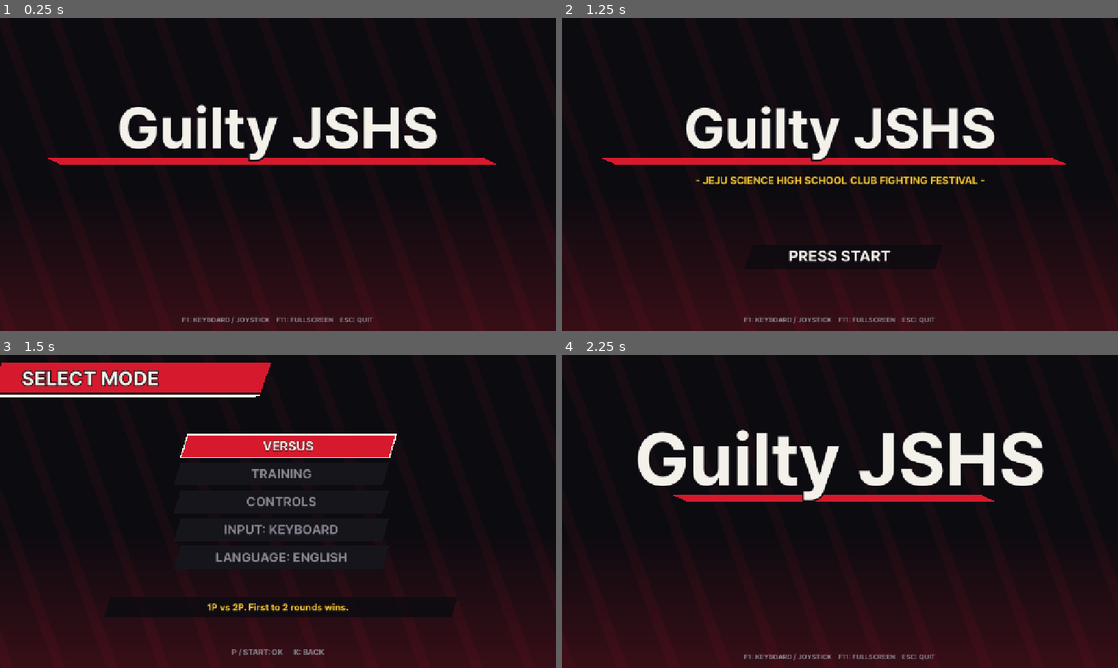
Above: before the commit, frames 1-4 (two rows, left to right).
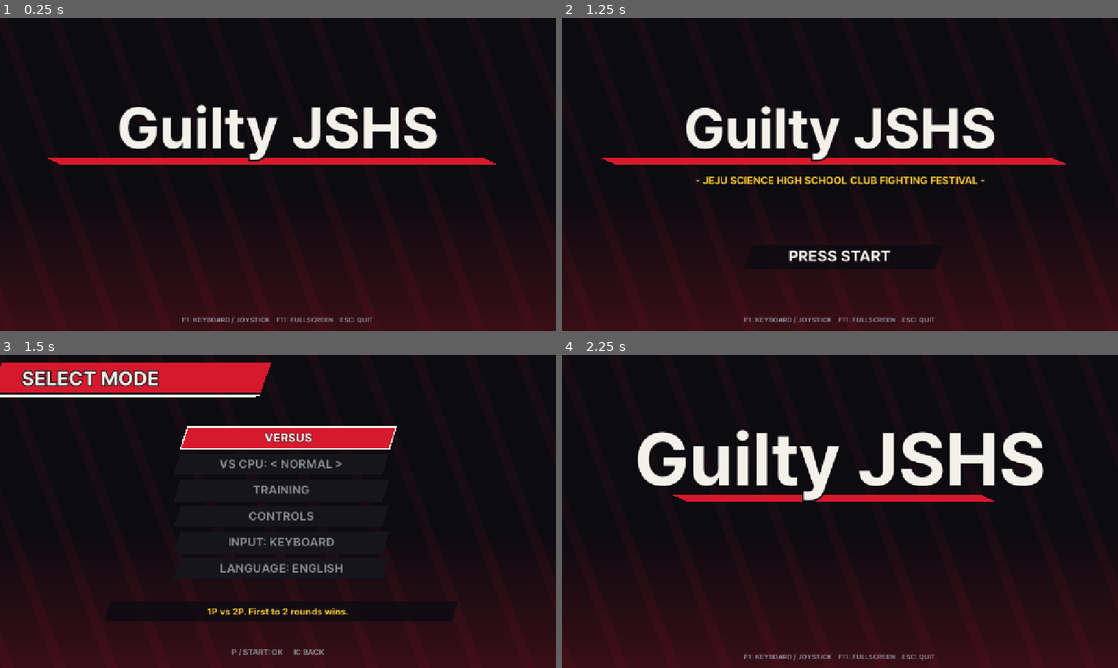
Above: after the commit, the same moments.

Repository: yukituki0/GGJSHS
Game: Godot game, scene res://scenes/title.tscn
Two runs of this game, one before a commit and one after it. Both use one fixed random seed, a clock stepped at 60 frames per second and the inputs below.
Inputs:
- Up to frame 1 (0.25 s): no input
- Up to frame 2 (1.25 s): tap Enter at 0.5 s; hold D from 0.53 s (still down); tap O (p1_hs) at 0.6 s
- Up to frame 3 (1.5 s): tap Space at 1.25 s; release D at 1.28 s; hold S from 1.28 s (still down); tap Y at 1.35 s
- Up to frame 4 (2.25 s): tap Enter at 2 s; release S at 2.03 s; hold D from 2.03 s (still down); tap U at 2.1 s

Frames 1-2 are identical in both runs. In frame 3, 6.1% of the frame differs, in the area x 24-83%, y 22-86%; in frame 4, nothing differs.

Commit message:
CPU 대전 추가 (쉬움/보통/어려움)
- scripts/cpu_brain.gd: 매 프레임 상황을 보고 누를 버튼을 정하는 CPU
  위협(상대 공격/투사체)을 보면 반응 시간 뒤 확률적으로 가드(하단은 앉아서),
  맞히면 개틀링/필살기 캔슬/오버드라이브로 콤보, 점프해 오는 상대는 2H 대공,
  평소엔 거리에 따라 접근/대시/점프 공격/견제/필살기/잡기/후퇴 중에서 고름
  난이도별로 반응 속도, 가드/콤보/대공/잡기 확률, 판단 속도가 다름
- Fighter: brain이 있으면 사람 입력 대신 brain의 버튼을 읽음 (기술 규칙은 사람과 같음)
- 모드 선택에 'CPU 대전: < 보통 >' (좌우로 난이도), 캐릭터는 혼자 '내 캐릭터 → CPU 캐릭터'
- 2P 이름 앞에 CPU 표시

Co-Authored-By: Claude Opus 5.5 <noreply@anthropic.com>
Claude-Session: https://claude.ai/code/session_01DkxNRghxDBAgHYk82cYTSd

Diff:
--- /dev/null
+++ b/scripts/cpu_brain.gd
@@ -0,0 +1,216 @@
+class_name CpuBrain
+extends RefCounted
+## 컴퓨터 상대 (2P 자리). 매 프레임 상황을 보고 "누르고 있는 버튼"과 "이번에 누른 버튼"을 정한다.
+## Fighter는 사람 입력 대신 이걸 읽으니까, 기술/콤보/잡기를 사람과 똑같은 규칙으로 쓴다.
+##
+## 난이도마다 달라지는 것:
+##   react     상대 공격을 보고 가드하기까지 걸리는 프레임 (작을수록 빠름)
+##   guard     가드할 확률          low_guard  하단을 앉아서 막을 확률
+##   combo     맞혔을 때 콤보를 이어갈 확률
+##   anti_air  점프해 오는 상대를 대공으로 떨어뜨릴 확률
+##   think     다음 행동을 고르기까지 걸리는 프레임 (작을수록 빠르게 판단)
+
+enum Level { EASY, NORMAL, HARD }
+
+const PARAMS := {
+	Level.EASY: { "react": 22, "guard": 0.25, "low_guard": 0.2, "combo": 0.3, "anti_air": 0.1,
+			"throw": 0.15, "special": 0.2, "think": [24, 50] },
+	Level.NORMAL: { "react": 13, "guard": 0.55, "low_guard": 0.55, "combo": 0.65, "anti_air": 0.4,
+			"throw": 0.35, "special": 0.3, "think": [14, 36] },
+	Level.HARD: { "react": 7, "guard": 0.85, "low_guard": 0.85, "combo": 0.9, "anti_air": 0.75,
+			"throw": 0.55, "special": 0.35, "think": [8, 24] },
+}
+
+var p: Dictionary
+var _held := {}            # 지금 누르고 있는 버튼
+var _pressed := {}         # 이번 프레임에 새로 누른 버튼
+var _plan := "wait"        # 지금 하고 있는 행동
+var _plan_frames := 0      # 그 행동을 더 할 프레임
+var _plan_age := 0
+var _threat_frames := 0    # 위협(상대 공격/투사체)을 본 뒤 지난 프레임
+var _guarding := false
+var _guard_low := false
+var _combo_decided := false
+var _aa_decided := false
+
+
+func _init(level: int) -> void:
+	p = PARAMS[level]
+
+
+func held(action: String) -> bool:
+	return _held.get(action, false)
+
+
+func just_pressed(action: String) -> bool:
+	return _pressed.get(action, false)
+
+
+func _press(action: String) -> void:
+	_pressed[action] = true
+	_held[action] = true
+
+
+## Fighter.tick() 맨 앞에서 매 프레임 불린다
+func think(me: Fighter) -> void:
+	_pressed.clear()
+	_held.clear()
+	var opp := me.opponent
+	if opp == null or me.state == Fighter.State.KO:
+		return
+	var dx := opp.position.x - me.position.x
+	var dist := absf(dx)
+	var fwd := "right" if dx > 0 else "left"
+	var back := "left" if dx > 0 else "right"
+
+	# 1) 막기: 위협을 보고 react 프레임 뒤에, guard 확률로 가드할지 정한다
+	if _is_threatened(me, opp, dist):
+		_threat_frames += 1
+		if _threat_frames == p["react"]:
+			_guarding = randf() < p["guard"]
+			var low := opp.current_attack != null and opp.current_attack.level == AttackData.Level.LOW
+			_guard_low = low and randf() < p["low_guard"]
+	else:
+		_threat_frames = 0
+		_guarding = false
+	var can_act := me.state in [Fighter.State.STAND, Fighter.State.CROUCH, Fighter.State.RUN,
+			Fighter.State.GUARD, Fighter.State.BLOCKSTUN]
+	if _guarding and can_act:
+		_held["guard"] = true
+		_held["down"] = _guard_low
+		return
+
+	# 2) 콤보: 내 공격이 맞거나 막히면 combo 확률로 다음 기술을 이어서 누른다
+	if me.state == Fighter.State.ATTACK and me.current_attack != null:
+		if me.attack_connected and not _combo_decided:
+			_combo_decided = true
+			if randf() < p["combo"]:
+				_continue_combo(me, opp, fwd)
+		return
+	_combo_decided = false
+
+	# 3) 대공: 점프해서 다가오는 상대를 anti_air 확률로 2H로 떨어뜨린다
+	if not opp.is_on_ground() and dist < 230 and me.is_on_ground():
+		if not _aa_decided:
+			_aa_decided = true
+			if randf() < p["anti_air"]:
+				_held["down"] = true
+				_press("hs")
+				return
+	elif opp.is_on_ground():
+		_aa_decided = false
+
+	# 4) 평소: 거리에 따라 행동(plan)을 골라 정해진 시간 동안 한다
+	_plan_frames -= 1
+	_plan_age += 1
+	if _plan_frames <= 0:
+		_choose_plan(me, opp, dist)
+	_do_plan(me, opp, dist, fwd, back)
+
+
+## 상대 공격(지속 판정 직전~중) 또는 다가오는 상대 투사체가 있으면 위협
+func _is_threatened(me: Fighter, opp: Fighter, dist: float) -> bool:
+	if opp.state == Fighter.State.ATTACK and opp.current_attack != null and dist < 430:
+		return true
+	var match_node := me.get_parent()
+	if match_node is Match:
+		for proj in match_node.projectiles:
+			if proj.shooter == opp and proj.attack != null and not proj.dead \
+					and proj.position.distance_to(me.position + Vector2(0, -80)) < 230:
+				return true
+	return false
+
+
+## 맞혔을 때: 개틀링 목록에서 하나, 또는 필살기로 캔슬
+func _continue_combo(me: Fighter, _opp: Fighter, fwd: String) -> void:
+	var options: Array = me.current_attack.gatling.duplicate()
+	var specials := ["5D", "6D", "2D"].filter(func(s): return me.attacks.has(s))
+	if not me.current_attack.name.ends_with("D") and randf() < 0.35 and not specials.is_empty():
+		options = specials
+	# 텐션이 있으면 가끔 오버드라이브로 마무리
+	if me.tension >= Fighter.RC_COST and me.attacks.has("OD") and randf() < 0.25:
+		_press("d")
+		_press("hs")
+		return
+	if options.is_empty():
+		return
+	_press_move(options.pick_random(), fwd)
+
+
+## "2S", "6D" 같은 기술 이름대로 버튼을 누른다
+func _press_move(move: String, fwd: String) -> void:
+	if move.begins_with("2"):
+		_held["down"] = true
+	elif move.begins_with("6"):
+		_held[fwd] = true
+	elif move.begins_with("4"):
+		_held["left" if fwd == "right" else "right"] = true
+	var button := move.substr(1).to_lower()
+	_press("hs" if button == "h" else button)
+
+
+func _choose_plan(me: Fighter, _opp: Fighter, dist: float) -> void:
+	var think: Array = p["think"]
+	_plan_frames = randi_range(think[0], think[1])
+	_plan_age = 0
+	var options: Array = []
+	if dist > 400:
+		options = ["approach", "approach", "dash", "special", "wait", "jump"]
+	elif dist > 170:
+		options = ["approach", "dash", "jump", "poke", "special", "retreat", "crouch"]
+	else:
+		options = ["attack", "attack", "poke", "retreat", "crouch", "special"]
+		if randf() < p["throw"]:
+			options.append("throw")
+			options.append("throw")
+	# 텐션이 있고 가까우면 오버드라이브도 후보
+	if me.tension >= Fighter.RC_COST and dist < 320 and randf() < p["special"]:
+		options.append("overdrive")
+	if not me.attacks.has("5D"):
+		options.erase("special")
+	_plan = options.pick_random()
+
+
+func _do_plan(me: Fighter, _opp: Fighter, dist: float, fwd: String, back: String) -> void:
+	var first := _plan_age == 0
+	match _plan:
+		"approach":
+			_held[fwd] = true
+		"retreat":
+			_held[back] = true
+		"crouch":
+			_held["down"] = true
+		"dash":
+			_held[fwd] = true
+			if first:
+				_press("dash")
+		"jump":
+			if first:
+				_held["up"] = true
+				_held[fwd] = true
+			elif not me.is_on_ground() and dist < 190:
+				_press(["k", "s", "hs"].pick_random())  # 점프 공격
+				_plan_frames = 0
+		"poke":
+			if first:
+				_press_move(["5S", "5K", "2K", "2S"].pick_random(), fwd)
+		"attack":
+			if first:
+				_press_move(["5P", "5K", "2K", "2P"].pick_random(), fwd)
+		"throw":
+			if me._in_throw_range():
+				_held[fwd] = true
+				_press("hs")
+				_plan_frames = 0
+			else:
+				_held[fwd] = true
+		"special":
+			if first:
+				var moves := ["5D", "6D", "2D", "4D"].filter(func(m): return me.attacks.has(m))
+				if not moves.is_empty():
+					var m: String = moves.pick_random()
+					_press_move(m, fwd)
+		"overdrive":
+			if first:
+				_press("d")
+				_press("hs")
--- a/scripts/fighter.gd
+++ b/scripts/fighter.gd
@@ -61,6 +61,7 @@
 ## 트레이닝 더미: HUMAN이면 사람이 조작, 아니면 정해진 동작만 한다 (Game.DUMMY_KEYS와 순서 같음)
 enum Dummy { HUMAN, STAND, CROUCH, JUMP, GUARD, GUARD_LOW, GUARD_AUTO }
 var dummy: Dummy = Dummy.HUMAN
+var brain: CpuBrain             # 있으면 CPU가 조작 (사람 입력 대신 brain의 버튼을 읽는다)
 var can_die := true             # 트레이닝 모드에서는 false (체력이 1 밑으로 안 내려감)
 var opponent: Fighter
 var ground_y := 600.0           # 바닥 높이 (Match가 정해줌)
@@ -112,6 +113,8 @@
 ## 1프레임 진행. Match가 매 프레임 1P → 2P 순서로 직접 호출한다 (처리 순서를 고정하려고)
 func tick() -> void:
 	state_frame += 1
+	if brain != null and input_enabled:
+		brain.think(self)
 	_update_buffer()
 	_update_state()
 	if state == State.ATTACK and current_attack != null and current_attack.move_speed != 0.0 \
@@ -139,8 +142,7 @@
 ## 캐릭터는 멈춰 있지만, 이때 누른 버튼은 버퍼에 기억해 둔다 (히트스톱 중 개틀링 입력 가능)
 func tick_frozen() -> void:
 	for action in BUFFERED_ACTIONS:
-		if input_enabled and dummy == Dummy.HUMAN \
-				and Input.is_action_just_pressed(InputManager.action_name(player, action)):
+		if brain == null and _just_pressed(action):
 			_buffer[action] = input_buffer_frames
 	if hit_shake > 0:
 		hit_shake -= 1
@@ -259,6 +261,8 @@
 func _held(action: String) -> bool:
 	if not input_enabled:
 		return false
+	if brain != null:
+		return brain.held(action)
 	if dummy != Dummy.HUMAN:
 		return _dummy_held(action)
 	return Input.is_action_pressed(InputManager.action_name(player, action))
@@ -298,11 +302,21 @@
 ## 후딜 중에 조금 일찍 눌러도, 움직일 수 있게 되는 순간 바로 나간다.
 func _update_buffer() -> void:
 	for action in BUFFERED_ACTIONS:
-		if input_enabled and dummy == Dummy.HUMAN \
-				and Input.is_action_just_pressed(InputManager.action_name(player, action)):
+		if _just_pressed(action):
 			_buffer[action] = input_buffer_frames
 		elif _buffer.get(action, 0) > 0:
 			_buffer[action] -= 1
+
+
+## 이번 프레임에 새로 눌렀나 (사람 / CPU / 더미에 따라)
+func _just_pressed(action: String) -> bool:
+	if not input_enabled:
+		return false
+	if brain != null:
+		return brain.just_pressed(action)
+	if dummy != Dummy.HUMAN:
+		return false
+	return Input.is_action_just_pressed(InputManager.action_name(player, action))
 
 
 ## 좌우 입력을 "상대 기준"으로 바꿔준다: 1 = 앞(상대 쪽), -1 = 뒤, 0 = 없음
--- a/scripts/game.gd
+++ b/scripts/game.gd
@@ -2,7 +2,7 @@
 ## 게임 전체 상태 (Autoload 싱글톤, 이름: Game)
 ## 화면이 바뀌어도 유지돼야 하는 것들: 모드, 고른 캐릭터, 언어, 화면 이동
 
-enum Mode { VERSUS, TRAINING }
+enum Mode { VERSUS, TRAINING, CPU }
 enum Language { EN, KO }
 
 const GAME_TITLE := "Guilty JSHS"
@@ -79,6 +79,13 @@
 
 	"select_mode": ["SELECT MODE", "모드 선택"],
 	"versus": ["VERSUS", "대전"],
+	"vs_cpu": ["VS CPU", "CPU 대전"],
+	"cpu_easy": ["EASY", "쉬움"],
+	"cpu_normal": ["NORMAL", "보통"],
+	"cpu_hard": ["HARD", "어려움"],
+	"help_cpu": ["1P vs computer.  LEFT/RIGHT: difficulty", "컴퓨터와 대전.  좌우: 난이도 바꾸기"],
+	"cpu_select_hint": ["Pick your character, then the CPU's    P: OK    K: BACK",
+			"내 캐릭터 → CPU 캐릭터 순서로 고르기    P: 결정    K: 뒤로"],
 	"training": ["TRAINING", "트레이닝"],
 	"controls": ["CONTROLS", "조작법"],
 	"input": ["INPUT", "조작 장치"],
@@ -223,6 +230,13 @@
 const DUMMY_KEYS := ["dummy_human", "dummy_stand", "dummy_crouch", "dummy_jump",
 		"dummy_guard", "dummy_guard_low", "dummy_guard_auto"]
 var dummy_mode := 1             # 기본: 서 있기 (혼자서도 연습할 수 있게)
+var cpu_level := 1              # CpuBrain.Level (0 쉬움, 1 보통, 2 어려움)
+const CPU_LEVEL_KEYS := ["cpu_easy", "cpu_normal", "cpu_hard"]
+
+
+## 혼자 하는 모드 (캐릭터를 한 사람이 둘 다 고른다)
+func is_solo() -> bool:
+	return mode == Mode.TRAINING or mode == Mode.CPU
 
 
 func _ready() -> void:
--- a/scripts/match.gd
+++ b/scripts/match.gd
@@ -81,6 +81,9 @@
 	var f: Fighter = load(info["script"]).new()
 	f.player = player
 	f.display_name = info["name"]
+	if player == 2 and Game.mode == Game.Mode.CPU:
+		f.brain = CpuBrain.new(Game.cpu_level)
+		f.display_name = "CPU " + f.display_name
 	f.color = info["color"]
 	# 같은 캐릭터끼리 붙으면 2P를 어둡게
 	if player == 2 and Game.selected[1] == Game.selected[2]:
--- a/scripts/screens/char_select.gd
+++ b/scripts/screens/char_select.gd
@@ -17,8 +17,9 @@
 	cursor = Game.selected.duplicate()
 
 
-func _training() -> bool:
-	return Game.mode == Game.Mode.TRAINING
+## 트레이닝 / CPU 대전: 한 사람이 내 캐릭터 → 상대 캐릭터 순서로 고른다
+func _solo() -> bool:
+	return Game.is_solo()
 
 
 func _process(delta: float) -> void:
@@ -26,8 +27,8 @@
 	if Input.is_action_just_pressed("ui_cancel"):
 		Game.goto("mode_select")
 		return
-	if _training():
-		_update_training_select()
+	if _solo():
+		_update_solo_select()
 	else:
 		for p in [1, 2]:
 			if not _update_slot(p, p):
@@ -68,8 +69,8 @@
 	return true
 
 
-## 트레이닝: 아무나(0) 입력으로 1P 자리 → 다 고르면 2P(더미) 자리
-func _update_training_select() -> void:
+## 혼자: 아무나(0) 입력으로 1P 자리 → 다 고르면 2P(더미/CPU) 자리
+func _update_solo_select() -> void:
 	if not locked[1]:
 		_update_slot(1, 0)
 	elif not locked[2]:
@@ -93,7 +94,7 @@
 func _draw() -> void:
 	background()
 	header(Game.t("char_select"))
-	var title := Game.t("versus" if Game.mode == Game.Mode.VERSUS else "training")
+	var title := Game.t(["versus", "training", "vs_cpu"][Game.mode])
 	Style.text(self, title, Vector2(56, 118), 22, Style.GOLD, HORIZONTAL_ALIGNMENT_LEFT, -1, 4)
 
 	# 양쪽 큰 미리보기
@@ -123,7 +124,12 @@
 	if locked[1] and locked[2]:
 		Style.banner(self, Game.t("ready"), Style.GOLD, _done_frames / 10.0)
 	else:
-		text(Game.t("training_select_hint" if _training() else "select_hint"), 700, 18, Style.GRAY, W / 2, 0)
+		var hint := "select_hint"
+		if Game.mode == Game.Mode.TRAINING:
+			hint = "training_select_hint"
+		elif Game.mode == Game.Mode.CPU:
+			hint = "cpu_select_hint"
+		text(Game.t(hint), 700, 18, Style.GRAY, W / 2, 0)
 
 
 func _player_color(p: int) -> Color:
--- a/scripts/screens/mode_select.gd
+++ b/scripts/screens/mode_select.gd
@@ -1,5 +1,8 @@
 extends Screen
-## 모드 선택: 대전 / 트레이닝 / 조작법 / 조작 장치 전환 / 언어
+## 모드 선택: 대전 / CPU 대전 / 트레이닝 / 조작법 / 조작 장치 전환 / 언어
+
+## 항목 순서 (글자는 _items()에서)
+enum Item { VERSUS, CPU, TRAINING, CONTROLS, INPUT, LANGUAGE }
 
 var cursor := 0
 
@@ -8,6 +11,7 @@
 	var input_name := Game.t("keyboard" if InputManager.mode == InputManager.Mode.KEYBOARD else "joystick")
 	return [
 		Game.t("versus"),
+		"%s: < %s >" % [Game.t("vs_cpu"), Game.t(Game.CPU_LEVEL_KEYS[Game.cpu_level])],
 		Game.t("training"),
 		Game.t("controls"),
 		"%s: %s" % [Game.t("input"), input_name],
@@ -18,35 +22,48 @@
 func _process(delta: float) -> void:
 	super(delta)
 	cursor = move_cursor(cursor, _items().size())
+	# CPU 대전 항목에서 좌우 = 난이도
+	if cursor == Item.CPU:
+		var levels := Game.CPU_LEVEL_KEYS.size()
+		if Game.menu_pressed("left"):
+			Game.cpu_level = (Game.cpu_level - 1 + levels) % levels
+			Sfx.play("menu_move")
+		elif Game.menu_pressed("right"):
+			Game.cpu_level = (Game.cpu_level + 1) % levels
+			Sfx.play("menu_move")
 	if Game.menu_back():
 		Game.goto("title")
 	elif Game.menu_confirm():
 		match cursor:
-			0:
+			Item.VERSUS:
 				Game.mode = Game.Mode.VERSUS
 				Game.goto("char_select")
-			1:
+			Item.CPU:
+				Game.mode = Game.Mode.CPU
+				Game.goto("char_select")
+			Item.TRAINING:
 				Game.mode = Game.Mode.TRAINING
 				Game.goto("char_select")
-			2:
+			Item.CONTROLS:
 				Game.goto("controls")
-			3:
+			Item.INPUT:
 				InputManager.toggle_mode()
-			4:
+			Item.LANGUAGE:
 				Game.toggle_language()
 
 
 func _draw() -> void:
 	background()
 	header(Game.t("select_mode"))
-	menu_list(_items(), cursor, 220)
+	menu_list(_items(), cursor, 200, 60, 28)
 	var help := [
 		Game.t("help_versus") % Game.ROUNDS_TO_WIN,
+		Game.t("help_cpu"),
 		Game.t("help_training"),
 		Game.t("help_controls"),
 		Game.t("help_input"),
 		Game.t("help_language"),
 	]
-	Style.fill(self, Style.slant(W / 2 - 400, 556, 800, 46, 14), Color(Style.BLACK, 0.8))
-	text(help[cursor], 588, 22, Style.GOLD, W / 2, 0)
+	Style.fill(self, Style.slant(W / 2 - 400, 566, 800, 46, 14), Color(Style.BLACK, 0.8))
+	text(help[cursor], 598, 22, Style.GOLD, W / 2, 0)
 	text(Game.t("menu_hint"), 690, 18, Style.GRAY, W / 2, 0)
